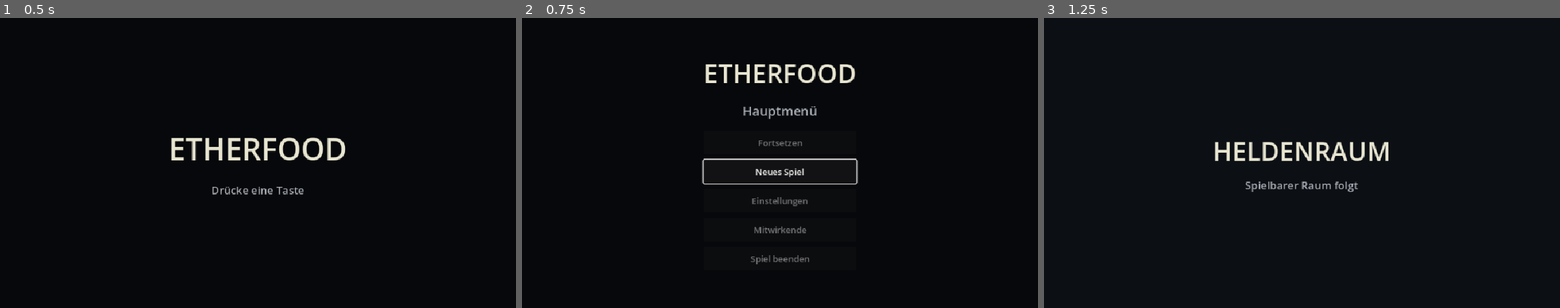
Above: before the commit, frames 1-3 (left to right).
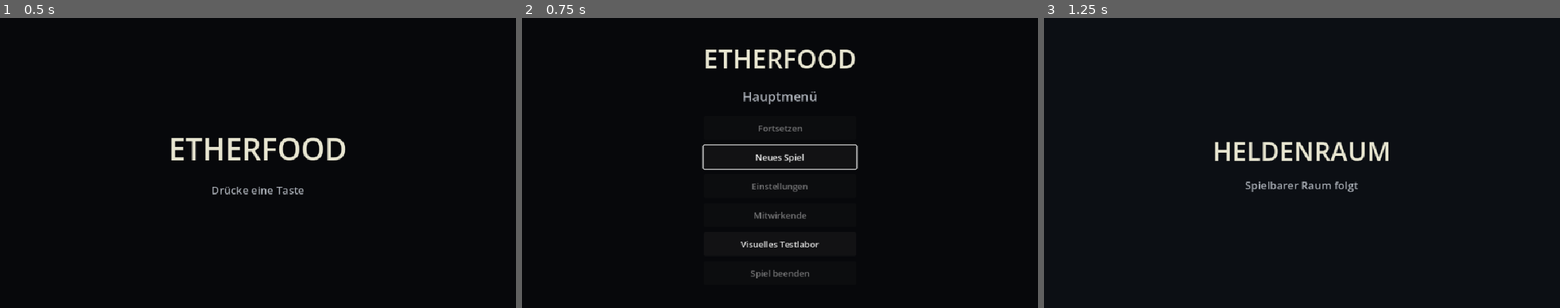
Above: after the commit, the same moments.

Repository: kleiveist/EtherFood
Game: Godot game, scene res://scenes/bootstrap.tscn
The game is run twice, just before and just after one commit, with the same random seed, the same clock (stepped at 60 frames per second) and the same inputs.
Inputs:
- Up to frame 1 (0.5 s): no input
- Up to frame 2 (0.75 s): tap Enter (ui_accept) at 0.5 s; hold D (gameplay_move_right) from 0.53 s (still down)
- Up to frame 3 (1.25 s): keep holding D (gameplay_move_right); tap Enter (ui_accept) at 0.77 s

Frame 1 is identical in both runs. In frame 2, 4.2% of the frame differs, in the area x 34-66%, y 10-90%; in frame 3, nothing differs.

Commit message:
🧪 feat: add development-only visual laboratory route

Diff:
--- a/game/scenes/app/application_root.tscn
+++ b/game/scenes/app/application_root.tscn
@@ -6,6 +6,7 @@
 [ext_resource type="PackedScene" path="res://scenes/menu/title_screen.tscn" id="4_title"]
 [ext_resource type="PackedScene" path="res://scenes/menu/main_menu.tscn" id="5_main_menu"]
 [ext_resource type="PackedScene" path="res://scenes/gameplay/hero_room.tscn" id="6_hero_room"]
+[ext_resource type="PackedScene" path="res://scenes/dev/visual_lab.tscn" id="7_visual_lab"]
 
 [sub_resource type="Resource" id="RouteEntry_title"]
 script = ExtResource("2_entry")
@@ -22,9 +23,15 @@
 route_id = &"hero_room"
 scene = ExtResource("6_hero_room")
 
+[sub_resource type="Resource" id="RouteEntry_visual_lab"]
+script = ExtResource("2_entry")
+route_id = &"visual_lab"
+scene = ExtResource("7_visual_lab")
+development_only = true
+
 [sub_resource type="Resource" id="RouteTable_application"]
 script = ExtResource("3_table")
-entries = Array[ExtResource("2_entry")]([SubResource("RouteEntry_title"), SubResource("RouteEntry_main_menu"), SubResource("RouteEntry_hero_room")])
+entries = Array[ExtResource("2_entry")]([SubResource("RouteEntry_title"), SubResource("RouteEntry_main_menu"), SubResource("RouteEntry_hero_room"), SubResource("RouteEntry_visual_lab")])
 
 [node name="ApplicationRoot" type="Node"]
 script = ExtResource("1_application")
--- /dev/null
+++ b/game/scenes/dev/visual_lab.gd
@@ -0,0 +1,22 @@
+extends Control
+
+const MAIN_MENU_ROUTE := &"main_menu"
+
+var _navigation_requested := false
+
+
+func _unhandled_input(event: InputEvent) -> void:
+	if _navigation_requested or not event.is_action_pressed(&"ui_cancel"):
+		return
+
+	get_viewport().set_input_as_handled()
+	_navigation_requested = true
+	var navigation_error := SceneRouter.navigate(MAIN_MENU_ROUTE)
+	if navigation_error == OK:
+		return
+
+	_navigation_requested = false
+	push_error(
+		"VisualLab failed to navigate to route '%s' with error %d."
+		% [MAIN_MENU_ROUTE, navigation_error],
+	)
--- /dev/null
+++ b/game/scenes/dev/visual_lab.tscn
@@ -0,0 +1,56 @@
+[gd_scene load_steps=2 format=3]
+
+[ext_resource type="Script" path="res://scenes/dev/visual_lab.gd" id="1_visual_lab"]
+
+[node name="VisualLab" type="Control"]
+layout_mode = 3
+anchors_preset = 15
+anchor_right = 1.0
+anchor_bottom = 1.0
+grow_horizontal = 2
+grow_vertical = 2
+script = ExtResource("1_visual_lab")
+
+[node name="Background" type="ColorRect" parent="."]
+layout_mode = 1
+anchors_preset = 15
+anchor_right = 1.0
+anchor_bottom = 1.0
+grow_horizontal = 2
+grow_vertical = 2
+mouse_filter = 2
+color = Color(0.043, 0.055, 0.071, 1)
+
+[node name="Content" type="CenterContainer" parent="."]
+layout_mode = 1
+anchors_preset = 15
+anchor_right = 1.0
+anchor_bottom = 1.0
+grow_horizontal = 2
+grow_vertical = 2
+
+[node name="Text" type="VBoxContainer" parent="Content"]
+layout_mode = 2
+theme_override_constants/separation = 18
+alignment = 1
+
+[node name="Title" type="Label" parent="Content/Text"]
+layout_mode = 2
+theme_override_colors/font_color = Color(0.91, 0.9, 0.82, 1)
+theme_override_font_sizes/font_size = 42
+text = "VISUELLES TESTLABOR"
+horizontal_alignment = 1
+
+[node name="Description" type="Label" parent="Content/Text"]
+layout_mode = 2
+theme_override_colors/font_color = Color(0.67, 0.69, 0.72, 1)
+theme_override_font_sizes/font_size = 20
+text = "Interner Entwicklungsbereich\nGrafiktests folgen"
+horizontal_alignment = 1
+
+[node name="BackHint" type="Label" parent="Content/Text"]
+layout_mode = 2
+theme_override_colors/font_color = Color(0.55, 0.68, 0.78, 1)
+theme_override_font_sizes/font_size = 18
+text = "Esc / B: Zurück"
+horizontal_alignment = 1
--- a/game/scenes/menu/main_menu.gd
+++ b/game/scenes/menu/main_menu.gd
@@ -2,13 +2,21 @@
 
 const TITLE_ROUTE := &"title"
 const HERO_ROOM_ROUTE := &"hero_room"
+const VISUAL_LAB_ROUTE := &"visual_lab"
 
 @onready var new_game_button: Button = $Content/Text/Buttons/NewGameButton
+@onready var visual_lab_button: Button = $Content/Text/Buttons/VisualLabButton
 
 var _navigation_requested := false
 
 
 func _ready() -> void:
+	var development_build := OS.is_debug_build()
+	visual_lab_button.visible = development_build
+	visual_lab_button.disabled = not development_build
+	visual_lab_button.focus_mode = (
+		Control.FOCUS_ALL if development_build else Control.FOCUS_NONE
+	)
 	new_game_button.grab_focus()
 
 
@@ -22,6 +30,10 @@
 
 func _on_new_game_button_pressed() -> void:
 	_navigate(HERO_ROOM_ROUTE)
+
+
+func _on_visual_lab_button_pressed() -> void:
+	_navigate(VISUAL_LAB_ROUTE)
 
 
 func _navigate(route_id: StringName) -> void:
--- a/game/scenes/menu/main_menu.tscn
+++ b/game/scenes/menu/main_menu.tscn
@@ -78,6 +78,14 @@
 disabled = true
 text = "Mitwirkende"
 
+[node name="VisualLabButton" type="Button" parent="Content/Text/Buttons"]
+visible = false
+custom_minimum_size = Vector2(280, 44)
+layout_mode = 2
+focus_mode = 0
+disabled = true
+text = "Visuelles Testlabor"
+
 [node name="QuitButton" type="Button" parent="Content/Text/Buttons"]
 custom_minimum_size = Vector2(280, 44)
 layout_mode = 2
@@ -86,3 +94,4 @@
 text = "Spiel beenden"
 
 [connection signal="pressed" from="Content/Text/Buttons/NewGameButton" to="." method="_on_new_game_button_pressed"]
+[connection signal="pressed" from="Content/Text/Buttons/VisualLabButton" to="." method="_on_visual_lab_button_pressed"]
--- a/game/shared/resources/route_entry.gd
+++ b/game/shared/resources/route_entry.gd
@@ -2,11 +2,18 @@
 
 @export var route_id: StringName = &""
 @export var scene: PackedScene
+@export var development_only: bool = false
 
 
 func _init(
 		p_route_id: StringName = &"",
 		p_scene: PackedScene = null,
+		p_development_only: bool = false,
 ) -> void:
 	route_id = p_route_id
 	scene = p_scene
+	development_only = p_development_only
+
+
+func is_available(debug_build: bool) -> bool:
+	return not development_only or debug_build
--- a/game/shared/resources/route_table.gd
+++ b/game/shared/resources/route_table.gd
@@ -31,15 +31,27 @@
 
 
 func scene_for(route_id: StringName) -> PackedScene:
+	return scene_for_build(route_id, OS.is_debug_build())
+
+
+func scene_for_build(route_id: StringName, debug_build: bool) -> PackedScene:
 	for entry in entries:
-		if entry != null and entry.route_id == route_id:
+		if (
+			entry != null
+			and entry.route_id == route_id
+			and entry.is_available(debug_build)
+		):
 			return entry.scene
 	return null
 
 
 func route_ids() -> Array[StringName]:
+	return route_ids_for_build(OS.is_debug_build())
+
+
+func route_ids_for_build(debug_build: bool) -> Array[StringName]:
 	var ids: Array[StringName] = []
 	for entry in entries:
-		if entry != null:
+		if entry != null and entry.is_available(debug_build):
 			ids.append(entry.route_id)
 	return ids
--- a/game/tests/bootstrap_integration_test.gd
+++ b/game/tests/bootstrap_integration_test.gd
@@ -8,10 +8,14 @@
 	"Neues Spiel",
 	"Einstellungen",
 	"Mitwirkende",
+	"Visuelles Testlabor",
 	"Spiel beenden",
 ]
 const EXPECTED_HERO_ROOM_TITLE := "HELDENRAUM"
 const EXPECTED_HERO_ROOM_PLACEHOLDER := "Spielbarer Raum folgt"
+const EXPECTED_VISUAL_LAB_TITLE := "VISUELLES TESTLABOR"
+const EXPECTED_VISUAL_LAB_DESCRIPTION := "Interner Entwicklungsbereich\nGrafiktests folgen"
+const EXPECTED_VISUAL_LAB_BACK_HINT := "Esc / B: Zurück"
 const FORGE2D_PLACEHOLDER := "Forge2D"
 const TEST_SUITES := [
 	"res://tests/runtime/scene_router_test.gd",
@@ -177,7 +181,7 @@
 		if buttons != null:
 			_expect(
 				buttons.get_child_count() == EXPECTED_MAIN_MENU_BUTTONS.size(),
-				"MainMenu has exactly five buttons",
+				"MainMenu has exactly six buttons in a debug build",
 			)
 			var inspected_button_count := mini(
 				buttons.get_child_count(),
@@ -208,6 +212,9 @@
 		var credits_button := bootstrap.get_node_or_null(
 			"ApplicationRoot/RouteHost/MainMenu/Content/Text/Buttons/CreditsButton"
 		) as Button
+		var visual_lab_button := bootstrap.get_node_or_null(
+			"ApplicationRoot/RouteHost/MainMenu/Content/Text/Buttons/VisualLabButton"
+		) as Button
 		var quit_button := bootstrap.get_node_or_null(
 			"ApplicationRoot/RouteHost/MainMenu/Content/Text/Buttons/QuitButton"
 		) as Button
@@ -219,7 +226,91 @@
 		if new_game_button != null:
 			_expect(not new_game_button.disabled, "Neues Spiel is enabled")
 			_expect(new_game_button.has_focus(), "Neues Spiel receives initial focus")
-			new_game_button.pressed.emit()
+		_expect(visual_lab_button != null, "MainMenu has the visual laboratory button")
+		if visual_lab_button != null:
+			_expect(
+				visual_lab_button.is_visible_in_tree(),
+				"VisualLabButton is visible in a debug build",
+			)
+			_expect(not visual_lab_button.disabled, "VisualLabButton is enabled")
+			_expect(
+				visual_lab_button.focus_mode == Control.FOCUS_ALL,
+				"VisualLabButton participates in debug-build focus navigation",
+			)
+			_expect(
+				not visual_lab_button.has_focus(),
+				"Neues Spiel keeps focus when VisualLabButton is available",
+			)
+			visual_lab_button.pressed.emit()
+
+		_expect(
+			scene_router.get_current_route_id() == &"visual_lab",
+			"VisualLabButton opens the visual_lab route",
+		)
+		if route_host != null:
+			_expect(
+				route_host.get_child_count() == 1,
+				"RouteHost owns one route after opening the visual laboratory",
+			)
+		var visual_lab := bootstrap.get_node_or_null(
+			"ApplicationRoot/RouteHost/VisualLab"
+		)
+		_expect(visual_lab is Control, "visual_lab route loads the VisualLab scene")
+		var visual_lab_title := bootstrap.get_node_or_null(
+			"ApplicationRoot/RouteHost/VisualLab/Content/Text/Title"
+		) as Label
+		_expect(visual_lab_title != null, "VisualLab has a title Label")
+		if visual_lab_title != null:
+			_expect(
+				visual_lab_title.text == EXPECTED_VISUAL_LAB_TITLE,
+				"VisualLab displays its title",
+			)
+		var visual_lab_description := bootstrap.get_node_or_null(
+			"ApplicationRoot/RouteHost/VisualLab/Content/Text/Description"
+		) as Label
+		_expect(visual_lab_description != null, "VisualLab has a description Label")
+		if visual_lab_description != null:
+			_expect(
+				visual_lab_description.text == EXPECTED_VISUAL_LAB_DESCRIPTION,
+				"VisualLab displays its placeholder description",
+			)
+		var visual_lab_back_hint := bootstrap.get_node_or_null(
+			"ApplicationRoot/RouteHost/VisualLab/Content/Text/BackHint"
+		) as Label
+		_expect(visual_lab_back_hint != null, "VisualLab has a back-hint Label")
+		if visual_lab_back_hint != null:
+			_expect(
+				visual_lab_back_hint.text == EXPECTED_VISUAL_LAB_BACK_HINT,
+				"VisualLab displays its back hint",
+			)
+
+		if visual_lab != null:
+			visual_lab._unhandled_input(_pressed_action(&"ui_cancel"))
+		_expect(
+			scene_router.get_current_route_id() == &"main_menu",
+			"ui_cancel returns from the visual laboratory to the main menu",
+		)
+		if route_host != null:
+			_expect(
+				route_host.get_child_count() == 1,
+				"RouteHost owns one route after leaving the visual laboratory",
+			)
+		var main_menu_after_visual_lab := bootstrap.get_node_or_null(
+			"ApplicationRoot/RouteHost/MainMenu"
+		)
+		_expect(
+			main_menu_after_visual_lab is Control,
+			"returning from the visual laboratory loads a fresh MainMenu scene",
+		)
+		var new_game_after_visual_lab := bootstrap.get_node_or_null(
+			"ApplicationRoot/RouteHost/MainMenu/Content/Text/Buttons/NewGameButton"
+		) as Button
+		_expect(
+			new_game_after_visual_lab != null and new_game_after_visual_lab.has_focus(),
+			"Neues Spiel regains focus after returning from the visual laboratory",
+		)
+		if new_game_after_visual_lab != null:
+			new_game_after_visual_lab.pressed.emit()
 
 		_expect(
 			scene_router.get_current_route_id() == &"hero_room",
@@ -264,20 +355,23 @@
 				route_host.get_child_count() == 1,
 				"RouteHost owns one route after returning to the main menu",
 			)
-		var returned_main_menu := bootstrap.get_node_or_null(
+		var main_menu_after_hero_room := bootstrap.get_node_or_null(
 			"ApplicationRoot/RouteHost/MainMenu"
 		)
-		_expect(returned_main_menu is Control, "returning loads a fresh MainMenu scene")
-		var returned_new_game_button := bootstrap.get_node_or_null(
+		_expect(
+			main_menu_after_hero_room is Control,
+			"returning from the hero room loads a fresh MainMenu scene",
+		)
+		var new_game_after_hero_room := bootstrap.get_node_or_null(
 			"ApplicationRoot/RouteHost/MainMenu/Content/Text/Buttons/NewGameButton"
 		) as Button
 		_expect(
-			returned_new_game_button != null and returned_new_game_button.has_focus(),
+			new_game_after_hero_room != null and new_game_after_hero_room.has_focus(),
 			"Neues Spiel regains focus after returning from the hero room",
 		)
 
-		if returned_main_menu != null:
-			returned_main_menu._unhandled_input(_pressed_action(&"ui_cancel"))
+		if main_menu_after_hero_room != null:
+			main_menu_after_hero_room._unhandled_input(_pressed_action(&"ui_cancel"))
 		_expect(
 			scene_router.get_current_route_id() == &"title",
 			"ui_cancel returns from the main menu to the title route",
--- a/game/tests/runtime/scene_router_test.gd
+++ b/game/tests/runtime/scene_router_test.gd
@@ -45,6 +45,48 @@
 	_expect(
 		valid_table.route_ids().size() == 4,
 		"RouteTable lookup data is not exposed through route_ids",
+	)
+
+	var build_filtered_table := ROUTE_TABLE_SCRIPT.new()
+	var public_entry := ROUTE_ENTRY_SCRIPT.new(&"public", NODE_ROUTE)
+	var development_entry := ROUTE_ENTRY_SCRIPT.new(&"visual_lab", CONTROL_ROUTE, true)
+	build_filtered_table.entries.append(public_entry)
+	build_filtered_table.entries.append(development_entry)
+	_expect(
+		not public_entry.development_only,
+		"RouteEntry keeps existing constructor calls public",
+	)
+	_expect(
+		development_entry.development_only,
+		"RouteEntry constructor marks development-only routes",
+	)
+	_expect(
+		development_entry.is_available(true),
+		"development-only routes are available in debug builds",
+	)
+	_expect(
+		not development_entry.is_available(false),
+		"development-only routes are unavailable in release builds",
+	)
+	_expect(
+		build_filtered_table.scene_for_build(&"visual_lab", true) == CONTROL_ROUTE,
+		"RouteTable returns visual_lab for debug builds",
+	)
+	_expect(
+		build_filtered_table.scene_for_build(&"visual_lab", false) == null,
+		"RouteTable hides visual_lab from release builds",
+	)
+	_expect(
+		build_filtered_table.scene_for_build(&"public", false) == NODE_ROUTE,
+		"RouteTable keeps normal routes available in release builds",
+	)
+	_expect(
+		build_filtered_table.route_ids_for_build(true) == [&"public", &"visual_lab"],
+		"RouteTable lists development-only routes for debug builds",
+	)
+	_expect(
+		build_filtered_table.route_ids_for_build(false) == [&"public"],
+		"RouteTable omits development-only routes from release builds",
 	)
 
 
Not shown: 1 places in game/scenes/app/application_root.tscn that only renumber resources
Not shown, added: game/scenes/dev/visual_lab.gd.uid
